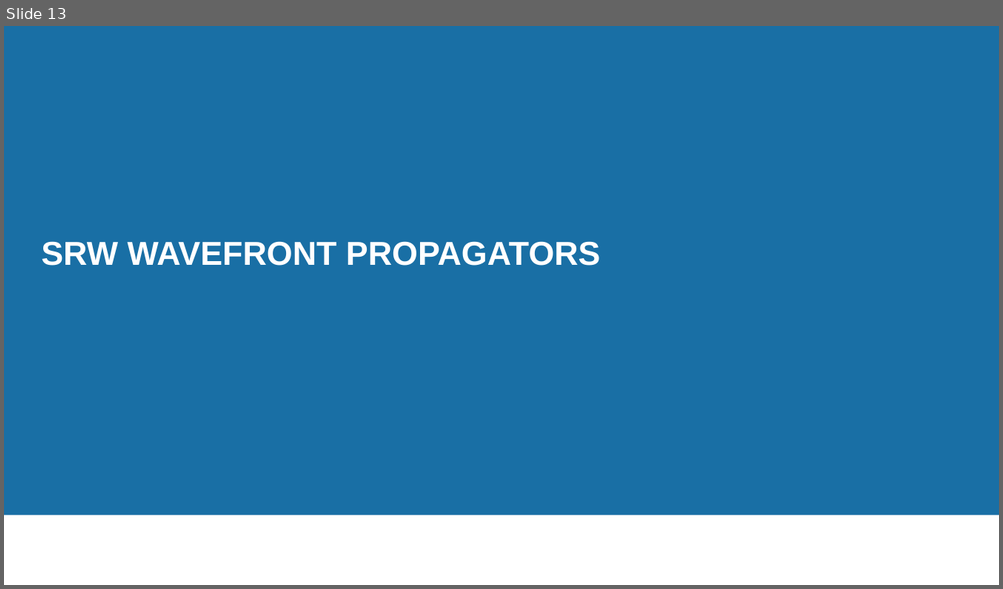
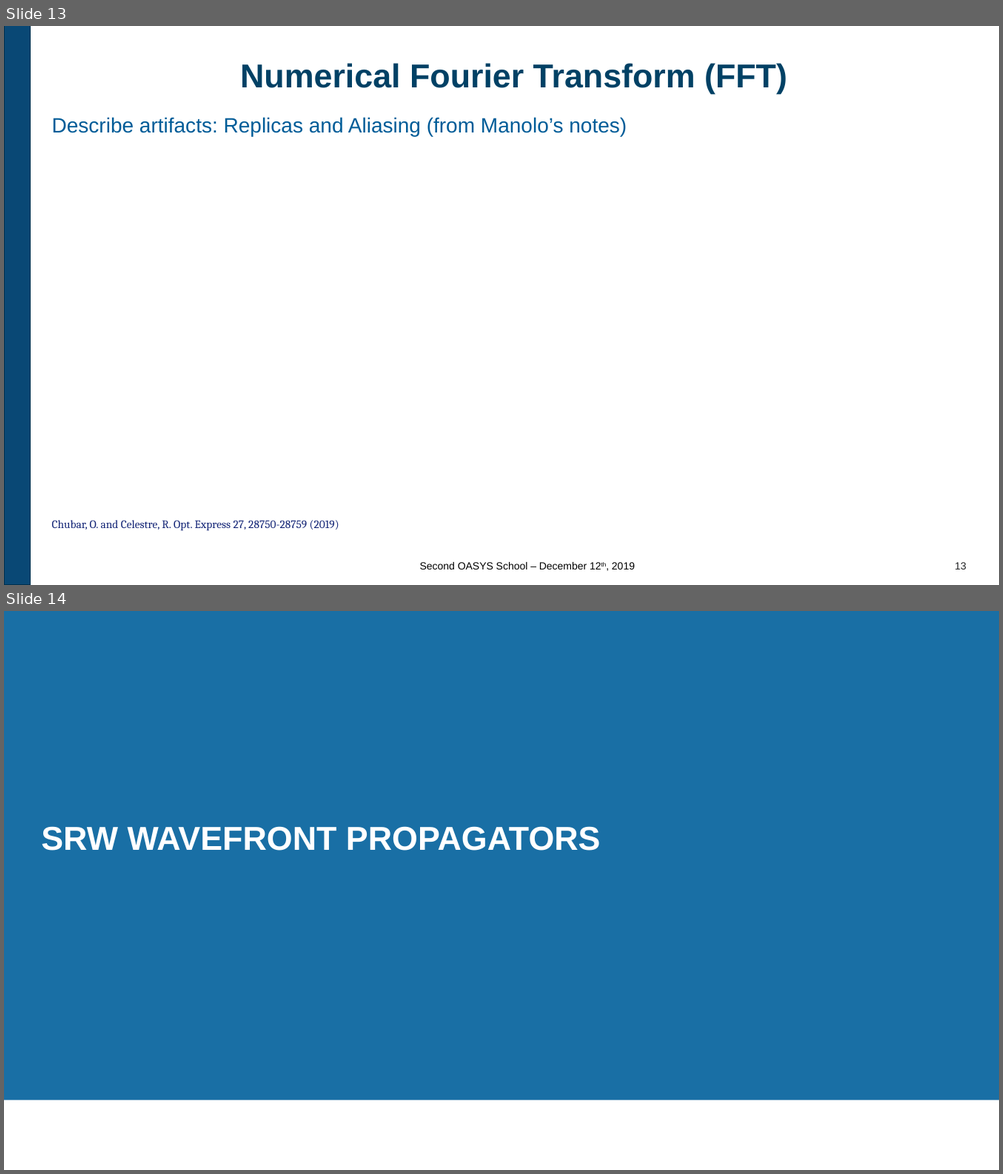
Before and after one commit to oasys-kit/oasys_school, a slide deck: second/slides/2_Introduction_to_SRW.pptx. Shown one above the other, each under a label of ours: slide 13 before the commit, slides 13 and 14 after it. The pictures are 1003x589 and 1003x1174 pixels, drawn with LibreOffice and Linux fonts; fonts in the diff are those of the drawing; background and template pictures are left out. Boxes give left, top, right and bottom in pixels: in the first picture for what was removed or moved away, otherwise in the second. Text is boxed around its words. In the diff, an @@ line names an element or a change of style, - is before the commit and + after.

Commit message:
Second Oasys School

```diff
--- a/second/slides/2_Introduction_to_SRW.pptx
+++ b/second/slides/2_Introduction_to_SRW.pptx
@@ slide 13 added at (4, 26, 999, 585), background #FFFFFF @@
@@ rectangle added at (4, 26, 30, 585), fill #094875, outline #00304E 0.75 pt @@
@@ title added at (240, 63, 787, 94), 32 pt, text #004165, bold @@
+Numerical Fourier Transform (FFT)
@@ text added at (52, 117, 626, 136), 20 pt, text #005C98 @@
+Describe artifacts: Replicas and Aliasing (from Manolo’s notes)
@@ text added at (52, 520, 339, 531), 11 pt, text #112375 @@
+Chubar, O. and Celestre, R. Opt. Express 27, 28750-28759 (2019)
@@ text added at (420, 562, 634, 570), 10 pt, text #000000 @@
+Second OASYS School – December 12th, 2019
@@ page number added at (954, 562, 966, 570), 10 pt, text #232425 @@
+13
@@ what was slide 13 is now slide 14 @@
```
Also in this commit, not shown: 1 slide changed, 1 other slide added.
